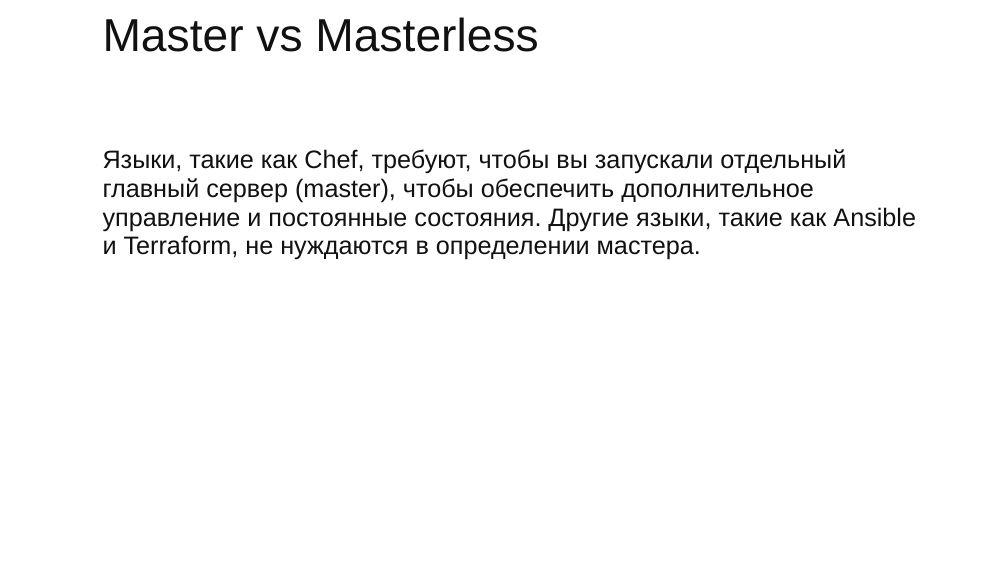
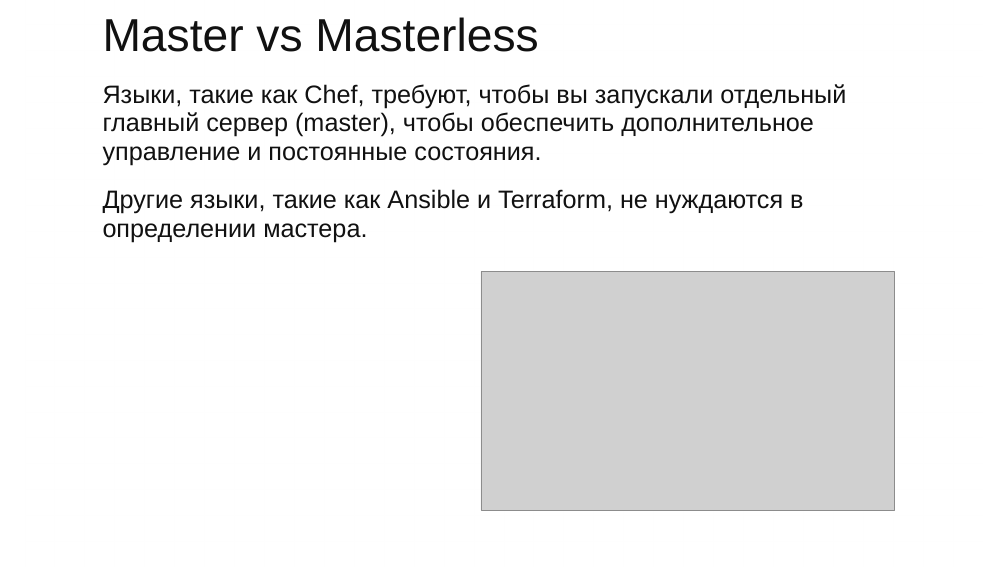
Before and after one commit to iu5git/DevOps, a slide deck: slide 12 of Лекции/Лекция11/Лекция_Terraform.pptx (slide 11 before the commit). Drawn at 1008x567 pixels with LibreOffice and Linux fonts; fonts in the diff are those of the drawing; grey boxes stand for pictures; background and template pictures are left out. Boxes give left, top, right and bottom in pixels: in the first picture for what was removed or moved away, otherwise in the second. Text is boxed around its words. In the diff, an @@ line names an element or a change of style, - is before the commit and + after.

Commit message:
terraform

```diff
--- a/Лекции/Лекция11/Лекция_Terraform.pptx
+++ b/Лекции/Лекция11/Лекция_Terraform.pptx
@@ text at [103, 84, 846, 243]: text changed @@
-Языки, такие как Chef, требуют, чтобы вы запускали отдельный главный сервер (master), чтобы обеспечить дополнительное управление и постоянные состояния. Другие языки, такие как Ansible и Terraform, не нуждаются в определении мастера.
+Языки, такие как Chef, требуют, чтобы вы запускали отдельный главный сервер (master), чтобы обеспечить дополнительное управление и постоянные состояния.
+Другие языки, такие как Ansible и Terraform, не нуждаются в определении мастера.
@@ picture added at [481, 271, 894, 510] @@
```
Also in this commit, not shown: 21 other slides changed, 7 slides added, 4 slides removed, 2 other files.
